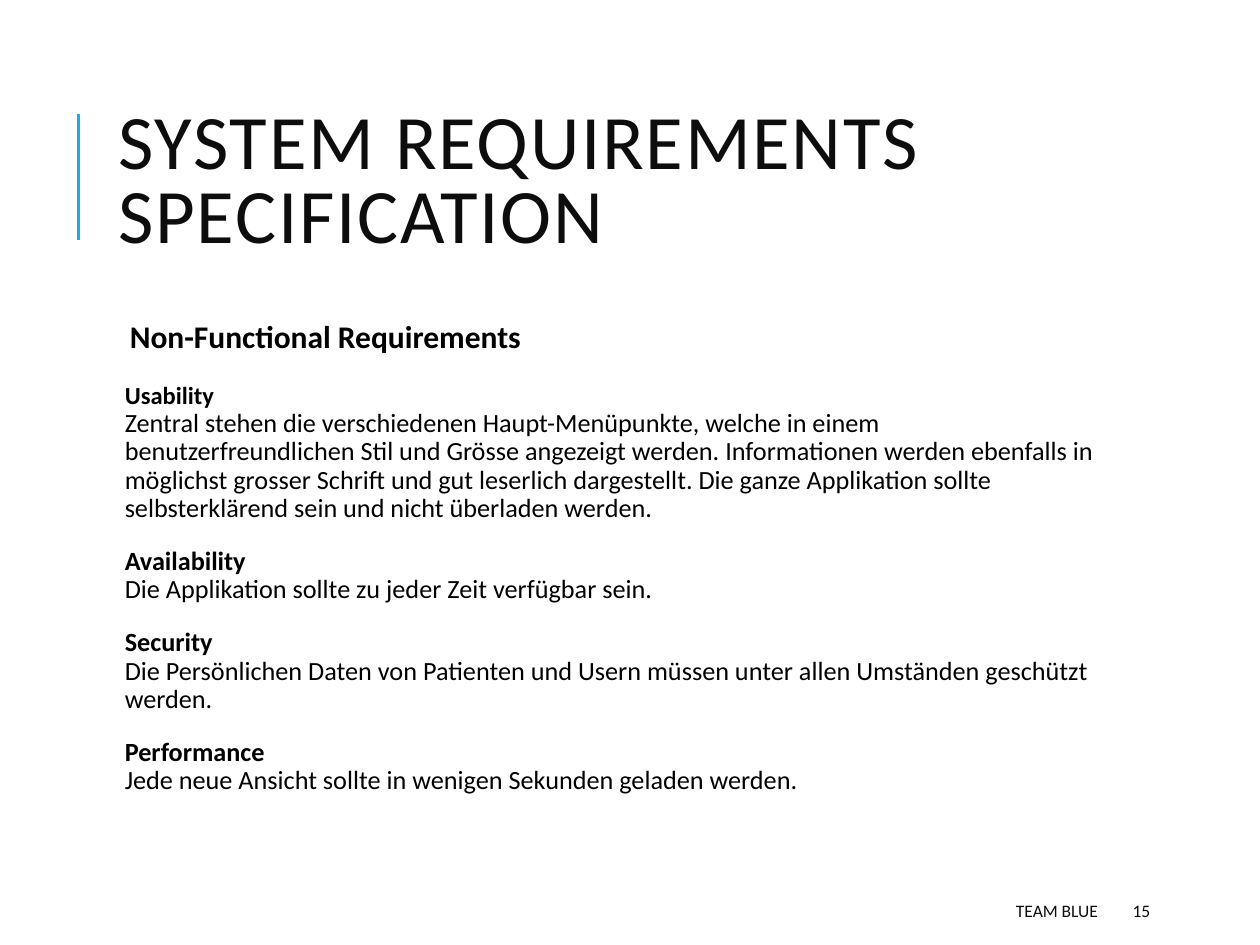
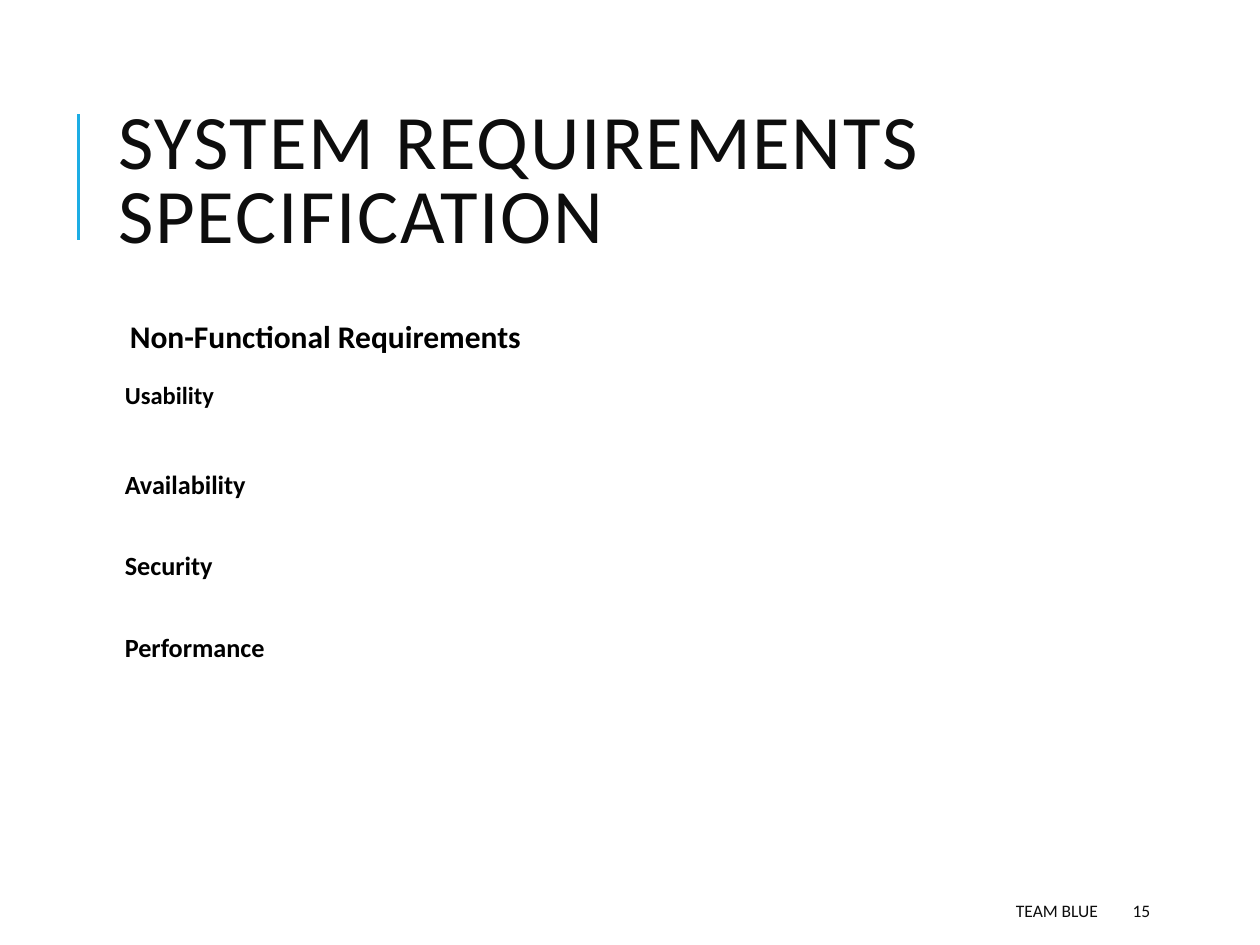
Before and after one commit to Hyferion/ch.bfh.bti7081.s2018.blue, a slide deck: slide 15 of Docs/task02/Task 2.pptx. Drawn at 1260x945 pixels with LibreOffice and Linux fonts; fonts in the diff are those of the drawing. Boxes give left, top, right and bottom in pixels: in the first picture for what was removed or moved away, otherwise in the second. Text is boxed around its words. In the diff, an @@ line names an element or a change of style, - is before the commit and + after.

```diff
--- a/Docs/task02/Task 2.pptx
+++ b/Docs/task02/Task 2.pptx
@@ text at <box>125,386,265,658</box>: text changed; bold on @@
-  Usability
-  Zentral stehen die verschiedenen Haupt-Menüpunkte, welche in einem benutzerfreundlichen Stil und Grösse angezeigt werden. Informationen werden ebenfalls in möglichst grosser Schrift und gut leserlich dargestellt. Die ganze Applikation sollte selbsterklärend sein und nicht überladen werden.
-  Availability
-  Die Applikation sollte zu jeder Zeit verfügbar sein.
-  Security
-  Die Persönlichen Daten von Patienten und Usern müssen unter allen Umständen geschützt werden.
-  Performance
-  Jede neue Ansicht sollte in wenigen Sekunden geladen werden.
+  Usability
+  Availability
+  Security
+  Performance
```
Also in this commit, not shown: 1 other slide changed.
